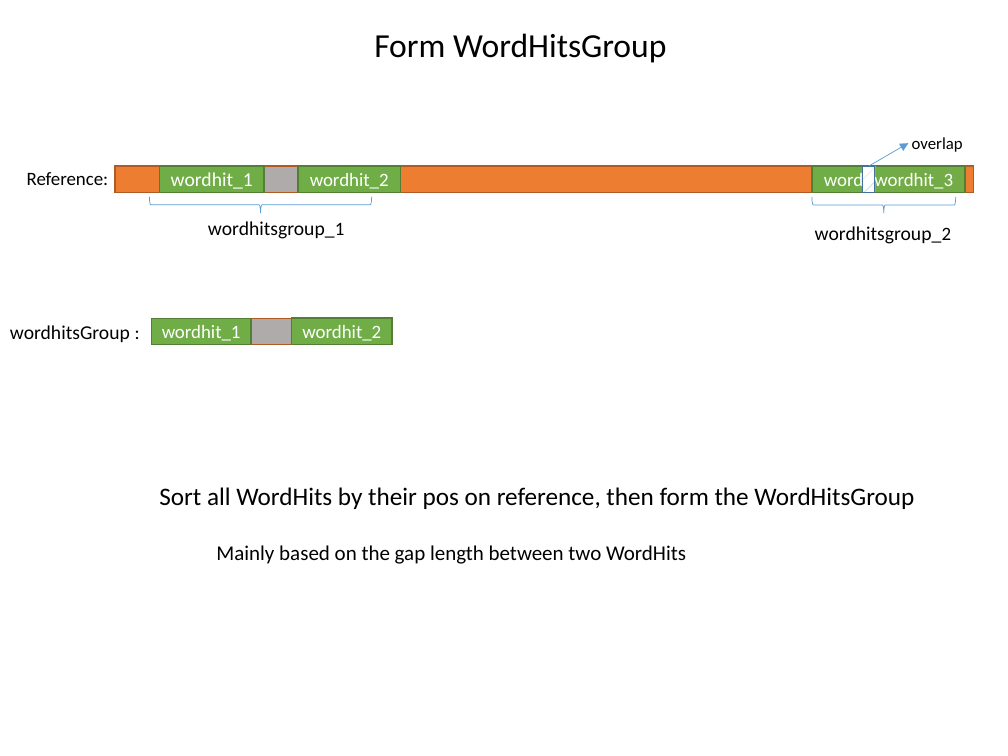
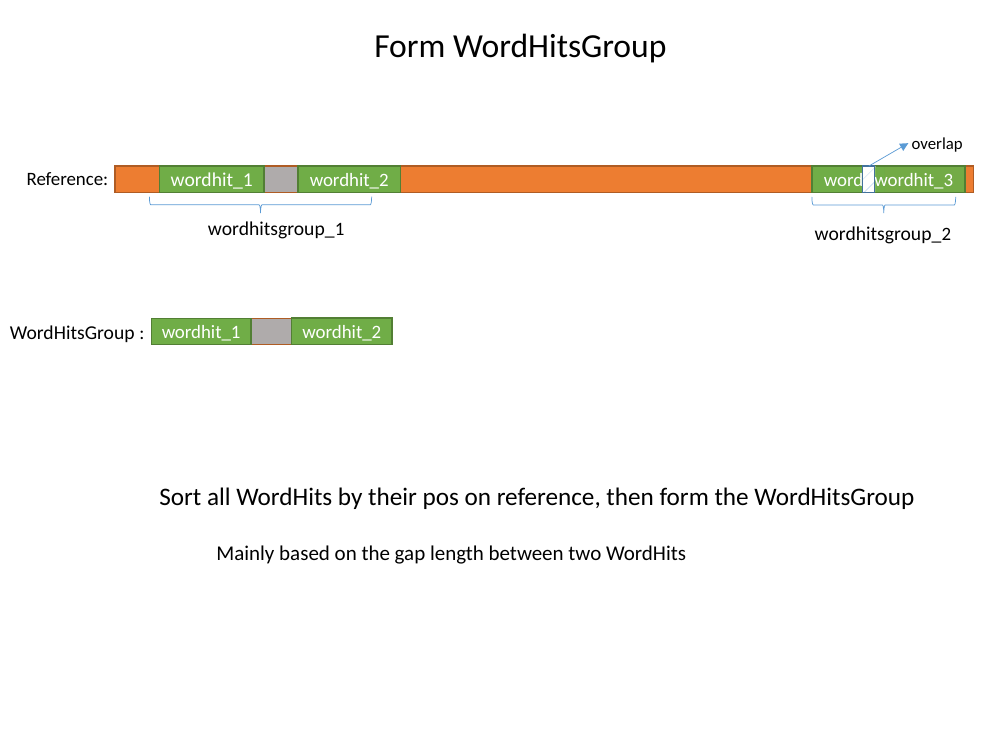
Before and after one commit to ganyfml/olegosa2, a slide deck: slide 4 of doc/Olego_SA.pptx. Drawn at 1008x756 pixels with LibreOffice and Linux fonts; fonts in the diff are those of the drawing. Boxes give left, top, right and bottom in pixels: in the first picture for what was removed or moved away, otherwise in the second. Text is boxed around its words. In the diff, an @@ line names an element or a change of style, - is before the commit and + after.

```diff
--- a/doc/Olego_SA.pptx
+++ b/doc/Olego_SA.pptx
@@ text at box(10, 325, 135, 342): text changed @@
-wordhitsGroup :
+WordHitsGroup :
```
Also in this commit, not shown: 7 other slides changed.
